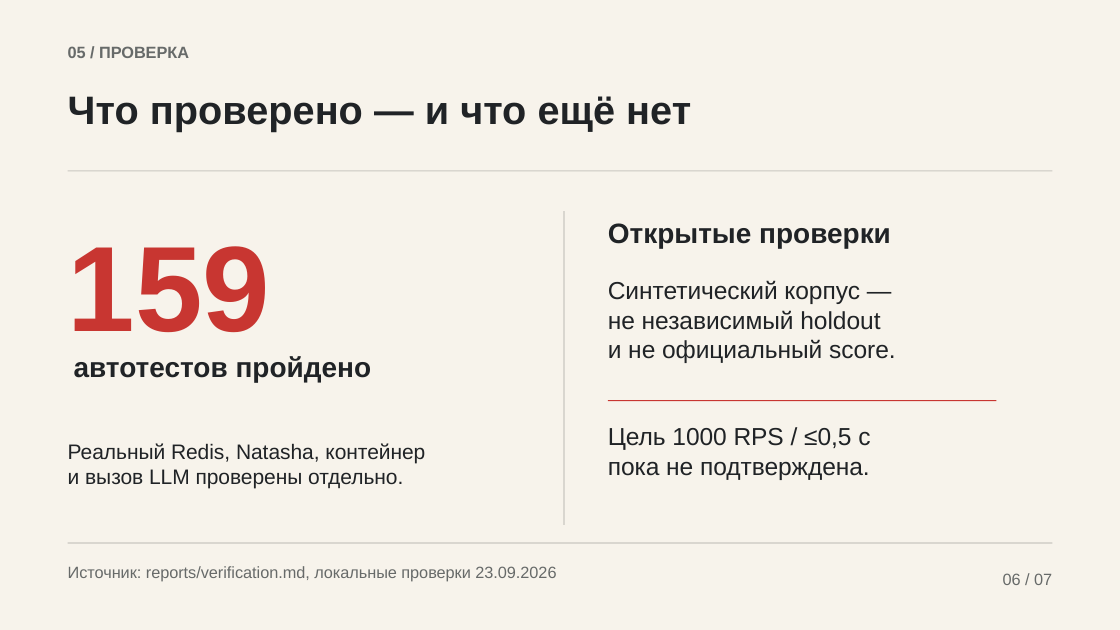
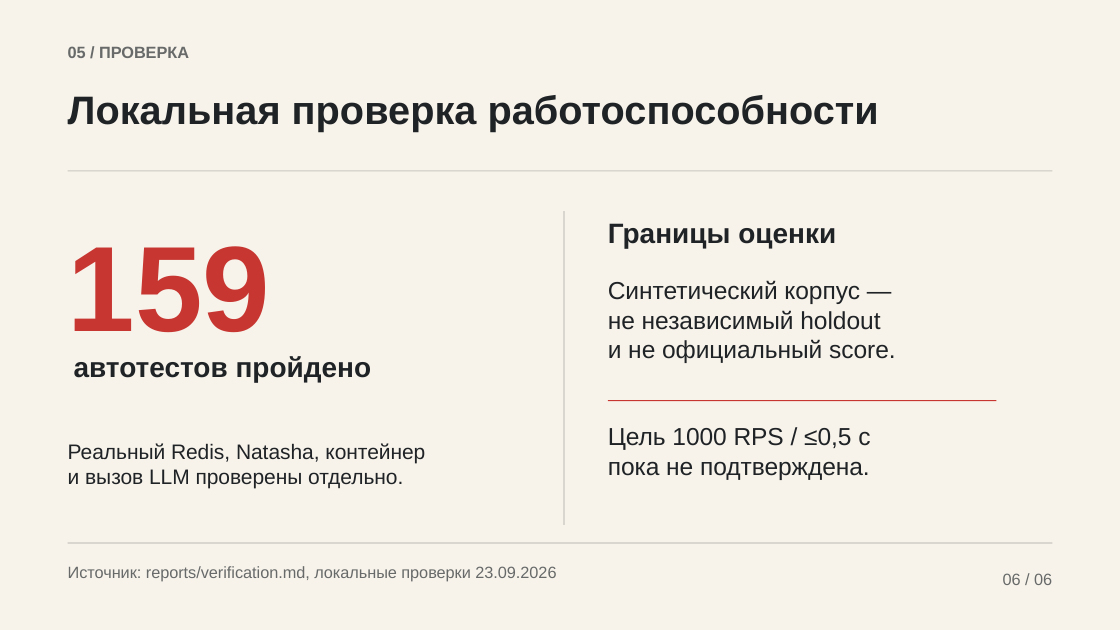
Before and after one commit to mistblessed/mistblessed-and-avsize-do-it-for-alpha, a slide deck: slide 6 of presentation/alfagen-pii/deck.pptx. Drawn at 1120x630 pixels with LibreOffice and Linux fonts; fonts in the diff are those of the drawing. Boxes give left, top, right and bottom in pixels: in the first picture for what was removed or moved away, otherwise in the second. Text is boxed around its words. In the diff, an @@ line names an element or a change of style, - is before the commit and + after.

```diff
--- a/presentation/alfagen-pii/deck.pptx
+++ b/presentation/alfagen-pii/deck.pptx
@@ text at (68,95,879,132): text changed @@
-Что проверено — и что ещё нет
+Локальная проверка работоспособности
@@ text at (608,223,836,248): text changed @@
-Открытые проверки
+Границы оценки
@@ text at (1003,573,1052,585): text changed @@
-06 / 07
+06 / 06
```
Also in this commit, not shown: 5 other slides changed, 1 slide removed, 9 other files.
